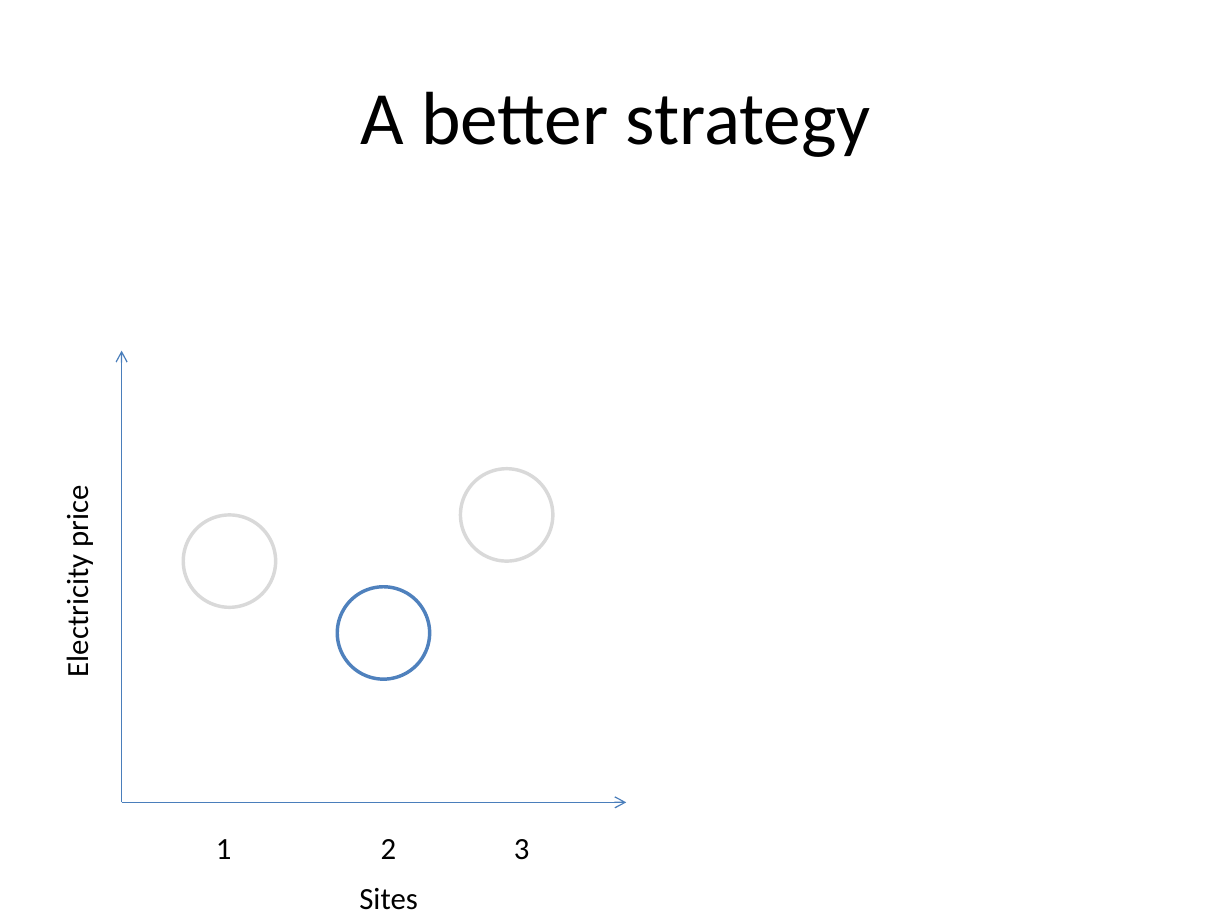
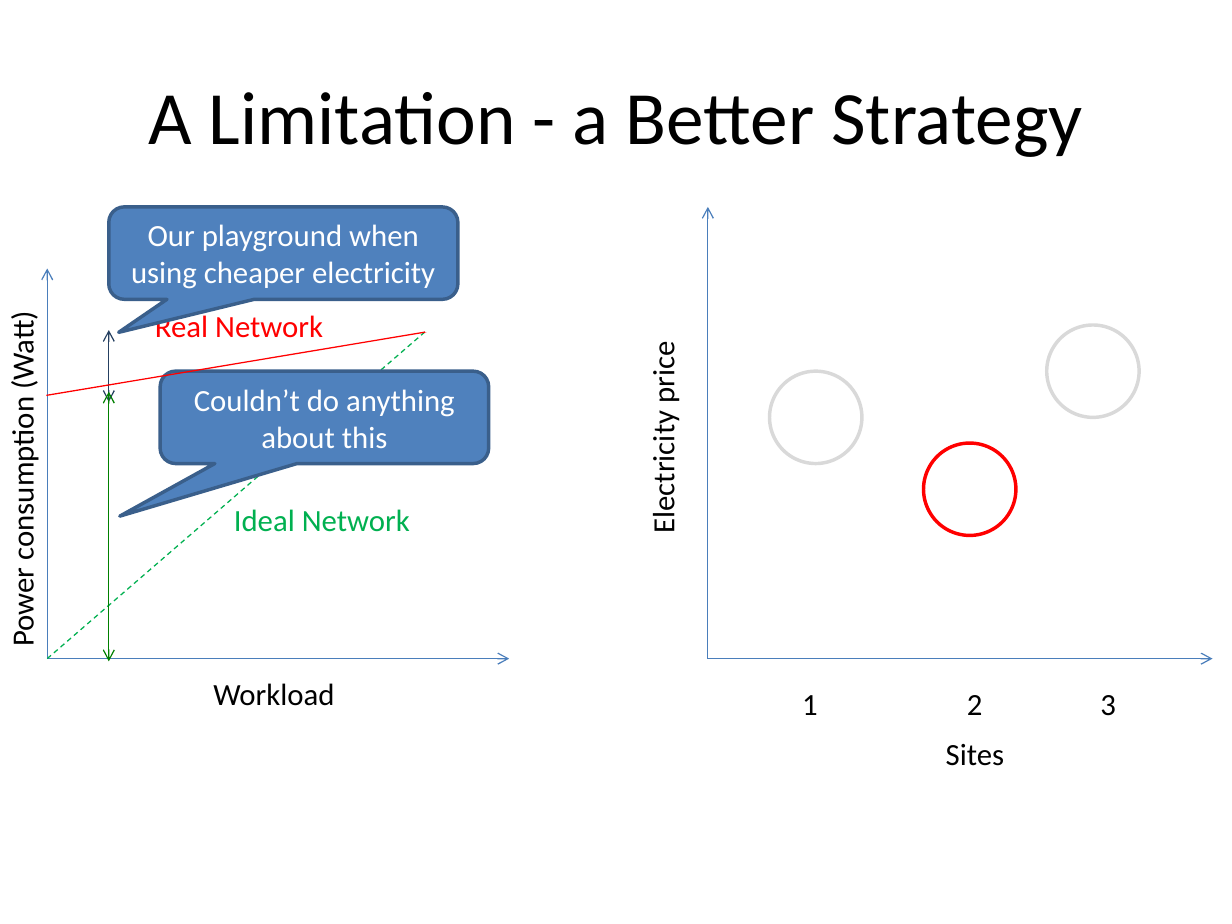
Before and after one commit to msaqib/Dissertation, a slide deck: slide 12 of RED-BLv2.pptx (slide 24 before the commit). Drawn at 1232x924 pixels with LibreOffice and Linux fonts; fonts in the diff are those of the drawing. Boxes give left, top, right and bottom in pixels: in the first picture for what was removed or moved away, otherwise in the second. Text is boxed around its words. In the diff, an @@ line names an element or a change of style, - is before the commit and + after.

```diff
--- a/RED-BLv2.pptx
+++ b/RED-BLv2.pptx
@@ title at (148,92,1082,157): text changed @@
-A better strategy
+A Limitation - a Better Strategy
@@ rounded speech box added at (108,207,457,299), fill #4F81BD, outline #3A5F8C 2 pt, 18 pt, text #FFFFFF @@
+Our playground when using cheaper electricity
@@ arrow added from (708, 659) to (708, 207), #4B7EBC 0.75 pt @@
@@ arrow moved from (122, 802) - (122, 351) to (47, 659) - (47, 269) @@
@@ line added from (425, 331) to (855, 260), #FFFFFF 0.75 pt @@
@@ rectangle added at (0,293,46,658), fill #FFFFFF, 18 pt, text #000000 @@
+Power consumption (Watt)
@@ text added at (155,311,323,338), 18 pt, text #FF0000 @@
+Real Network
@@ 5 texts, 2 ellipses: place and size @@
-5 texts, 2 ellipses at (59,468,553,910)
+5 texts, 2 ellipses at (645,325,1140,766)
@@ line added from (0, 404) to (426, 331), #FF0000 0.75 pt @@
@@ line added from (47, 659) to (428, 330), #00B050 0.75 pt dashed @@
@@ double arrow added from (108, 330) to (108, 402), #254061 0.75 pt @@
@@ rounded speech box added at (160,371,489,463), fill #4F81BD, outline #3A5F8C 2 pt, 18 pt, text #FFFFFF @@
+Couldn’t do anything about this
@@ double arrow added from (108, 392) to (108, 662), #008000 0.75 pt @@
@@ ellipse added at (924,444,1016,536), fill #FFFFFF, outline #FF0000 2 pt @@
@@ text added at (234,509,410,532), 18 pt, text #00B050 @@
+Ideal Network
@@ ellipse removed at (338,586,430,679) @@
@@ arrow moved from (122, 802) - (626, 802) to (47, 659) - (509, 659) @@
@@ arrow added from (708, 659) to (1212, 659), #4B7EBC 0.75 pt @@
@@ text added at (213,683,334,706), 18 pt, text #000000 @@
+Workload
```
Also in this commit, not shown: 26 other slides changed, 4 slides added, 18 slides removed.
